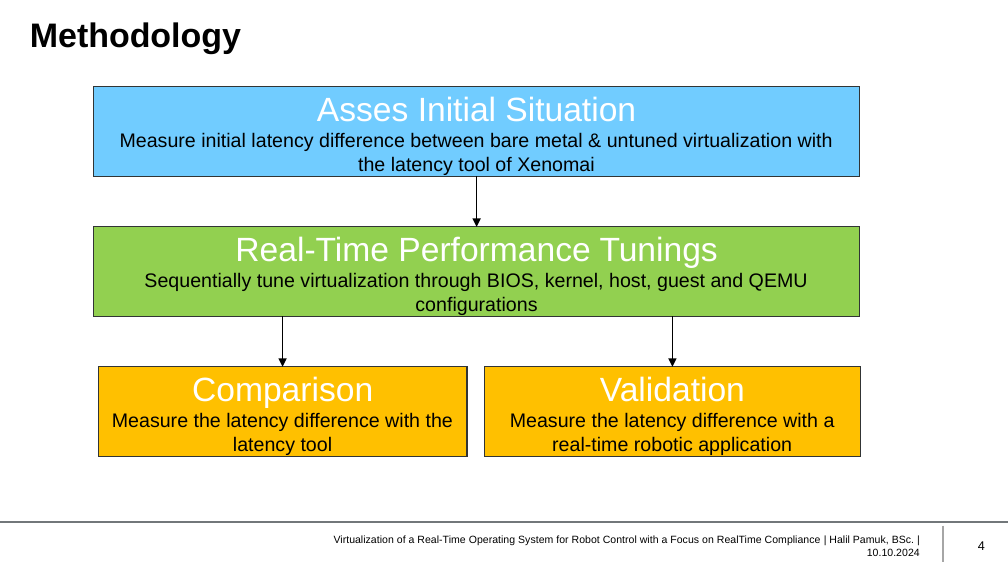
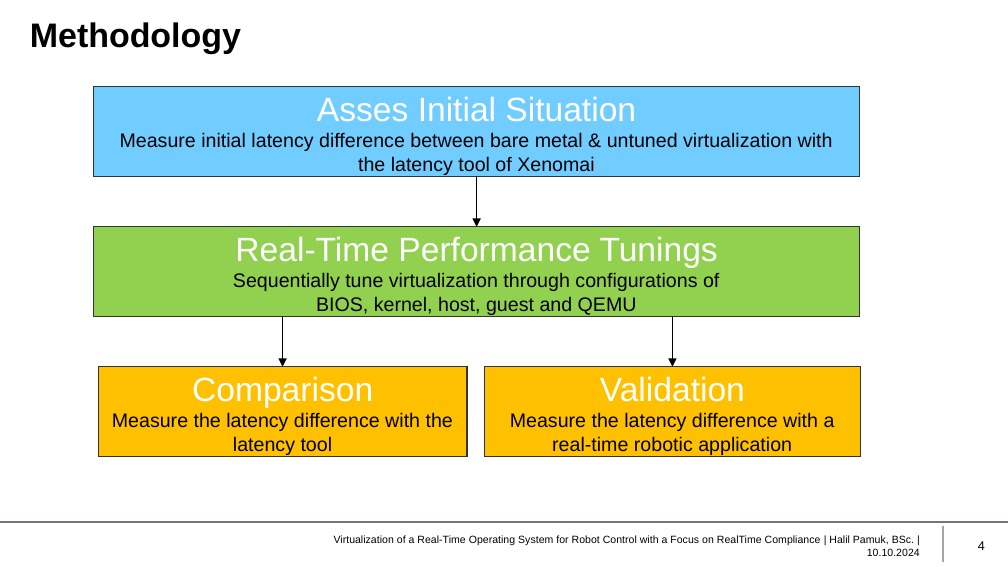
Before and after one commit to HIP24/Masterarbeit, a slide deck: slide 4 of Masterprüfung/Presentation/Presentation.pptx. Drawn at 1008x567 pixels with LibreOffice and Linux fonts; fonts in the diff are those of the drawing; background and template pictures are left out. Boxes give left, top, right and bottom in pixels: in the first picture for what was removed or moved away, otherwise in the second. Text is boxed around its words. In the diff, an @@ line names an element or a change of style, - is before the commit and + after.

```diff
--- a/Masterprüfung/Presentation/Presentation.pptx
+++ b/Masterprüfung/Presentation/Presentation.pptx
@@ text in rectangle at box(233, 272, 719, 315): text changed @@
-Sequentially tune virtualization through BIOS, kernel, host, guest and QEMU configurations
+Sequentially tune virtualization through configurations of
+BIOS, kernel, host, guest and QEMU
```
Also in this commit, not shown: 4 other slides changed, 25 slides added.
